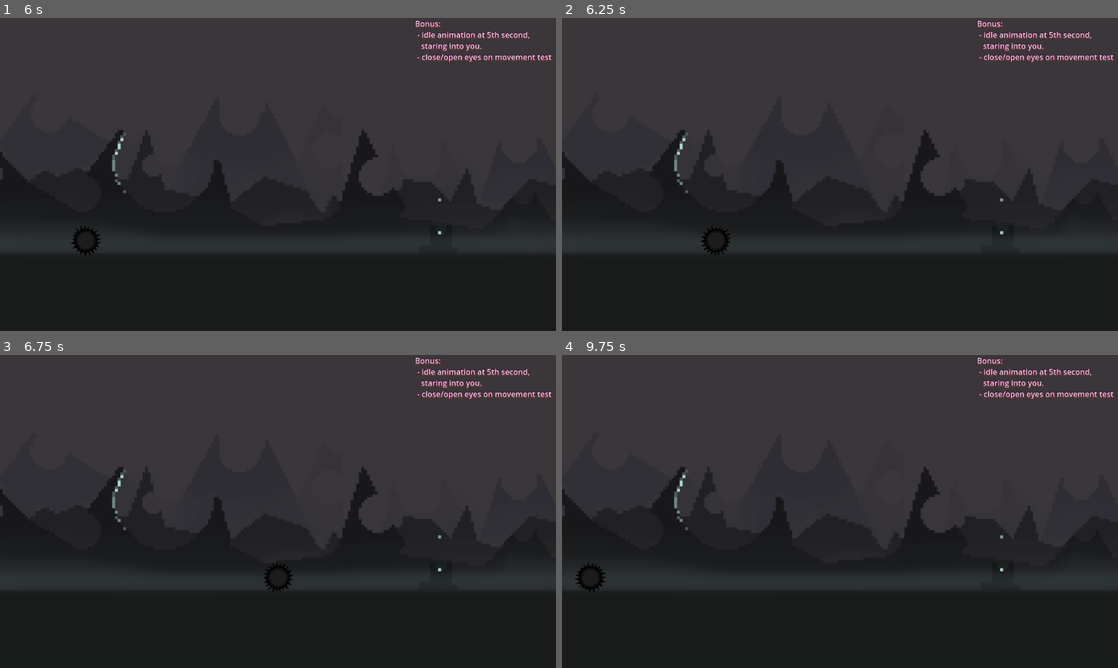
Above: before the commit, frames 1-4 (two rows, left to right).
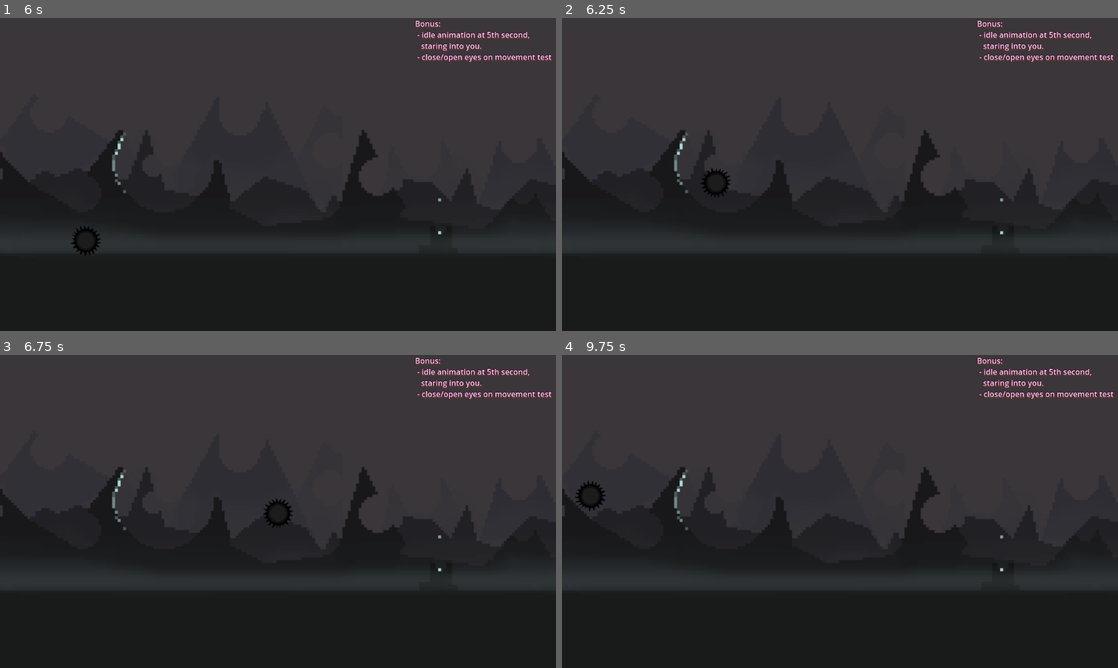
Above: after the commit, the same moments.

Repository: Arctia/42-Godot
Game: Godot game, scene res://src/scenes/Title.tscn
Two runs of this game, one before a commit and one after it. Both use one fixed random seed, a clock stepped at 60 frames per second and the inputs below.
Inputs:
- Up to frame 1 (6 s): click "Mandatory + Bonus" at 0.5 s; tap Enter at 1.25 s; hold Right (move_right) 1.28-2.78 s; tap Space (jump, bound only after the commit) at 1.35, 1.52, 1.82, 2.1, 2.27, 2.57, 2.85, 3.6, 3.77, 4.07, 5.85 s; hold A (move_left) 2.78-3.53 s; hold Right (move_right) 3.53-4.25 s; click "To Title" at 4.25 s; click "Bonus Sprite" at 5 s; hold Right (move_right) from 5.78 s (still down)
- Up to frame 2 (6.25 s): keep holding Right (move_right); tap Space (jump, bound only after the commit) at 6.02 s
- Up to frame 3 (6.75 s): tap Space (jump, bound only after the commit) at 6.32, 6.6 s; release Right (move_right) at 6.53 s; hold A (move_left) from 6.53 s (still down)
- Up to frame 4 (9.75 s): tap Space (jump, bound only after the commit) at 6.77, 7.07, 7.35, 8.1, 8.27, 8.57, 8.85, 9.02, 9.32, 9.6 s; release A (move_left) at 7.28 s; hold Right (move_right) 7.28-8.03 s; hold A (move_left) 8.03-9.53 s; hold Right (move_right) from 9.53 s (still down)

Frame 1 is identical in both runs. In frame 2, 0.3% of the frame differs, in the area x 25-31%, y 47-76%; in frame 3, 0.4%; in frame 4, 0.6%, in the area x 2-8%, y 40-76%.

Commit message:
ashes can jump, right?

Diff:
--- a/Week-002/project.godot
+++ b/Week-002/project.godot
@@ -52,6 +52,11 @@
 "events": [Object(InputEventKey,"resource_local_to_scene":false,"resource_name":"","device":-1,"window_id":0,"alt_press …(182 unchanged characters)…
 ]
 }
+jump={
+"deadzone": 0.5,
+"events": [Object(InputEventKey,"resource_local_to_scene":false,"resource_name":"","device":-1,"window_id":0,"alt_pressed":false,"shift_pressed":false,"ctrl_pressed":false,"meta_pressed":false,"pressed":false,"keycode":0,"physical_keycode":32,"key_label":0,"unicode":32,"echo":false,"script":null)
+]
+}
 
 [rendering]
 
--- a/Week-002/src/entity/ashes.gd
+++ b/Week-002/src/entity/ashes.gd
@@ -2,12 +2,13 @@
 
 @export var ACC:float = 0
 @export var MAX_SPEED:float = 400
+@export var JUMP:float = -700
 var FRICTION:float
 var moving:bool = false
 var idle:float = 0.0
 
-const jump_acc:float = -200
 var gravity:float = ProjectSettings.get_setting("physics/2d/default_gravity") *1.5
+var is_jumping:bool = true
 
 func _ready():
 	FRICTION = ACC
@@ -20,6 +21,7 @@
 	velocity.x = clampf(velocity.x, -MAX_SPEED, MAX_SPEED)
 
 	if not is_on_floor(): velocity.y += gravity * delta
+	elif Input.is_action_just_pressed("jump"): velocity.y += JUMP
 
 	self.check_anim()
 	self.rotating(delta)
--- a/Week-002/src/scenes/mandatory.tscn
+++ b/Week-002/src/scenes/mandatory.tscn
@@ -80,77 +80,6 @@
 "transitions": PackedFloat32Array(1),
 "update": 1,
 "values": [true]
-}
-
-[sub_resource type="Animation" id="Animation_tm455"]
-length = 0.001
-tracks/0/type = "bezier"
-tracks/0/imported = false
-tracks/0/enabled = true
-tracks/0/path = NodePath("GameOver:modulate:r")
-tracks/0/interp = 1
-tracks/0/loop_wrap = true
-tracks/0/keys = {
-"handle_modes": PackedInt32Array(0),
-"points": PackedFloat32Array(1, -0.25, 0, 0.25, 0),
-"times": PackedFloat32Array(0)
-}
-tracks/1/type = "bezier"
-tracks/1/imported = false
-tracks/1/enabled = true
-tracks/1/path = NodePath("GameOver:modulate:g")
-tracks/1/interp = 1
-tracks/1/loop_wrap = true
-tracks/1/keys = {
-"handle_modes": PackedInt32Array(0),
-"points": PackedFloat32Array(1, -0.25, 0, 0.25, 0),
-"times": PackedFloat32Array(0)
-}
-tracks/2/type = "bezier"
-tracks/2/imported = false
-tracks/2/enabled = true
-tracks/2/path = NodePath("GameOver:modulate:b")
-tracks/2/interp = 1
-tracks/2/loop_wrap = true
-tracks/2/keys = {
-"handle_modes": PackedInt32Array(0),
-"points": PackedFloat32Array(1, -0.25, 0, 0.25, 0),
-"times": PackedFloat32Array(0)
-}
-tracks/3/type = "bezier"
-tracks/3/imported = false
-tracks/3/enabled = true
-tracks/3/path = NodePath("GameOver:modulate:a")
-tracks/3/interp = 1
-tracks/3/loop_wrap = true
-tracks/3/keys = {
-"handle_modes": PackedInt32Array(0),
-"points": PackedFloat32Array(1, -0.25, 0, 0.25, 0),
-"times": PackedFloat32Array(0)
-}
-tracks/4/type = "value"
-tracks/4/imported = false
-tracks/4/enabled = true
-tracks/4/path = NodePath("GameOver:visible")
-tracks/4/interp = 1
-tracks/4/loop_wrap = true
-tracks/4/keys = {
-"times": PackedFloat32Array(0),
-"transitions": PackedFloat32Array(1),
-"update": 1,
-"values": [false]
-}
-tracks/5/type = "value"
-tracks/5/imported = false
-tracks/5/enabled = true
-tracks/5/path = NodePath("PauseHover/HBoxContainer/Label:modulate")
-tracks/5/interp = 1
-tracks/5/loop_wrap = true
-tracks/5/keys = {
-"times": PackedFloat32Array(0),
-"transitions": PackedFloat32Array(1),
-"update": 0,
-"values": [Color(1, 1, 1, 1)]
 }
 
 [sub_resource type="Animation" id="Animation_xu0ns"]
@@ -166,6 +95,77 @@
 "transitions": PackedFloat32Array(1, 1, 2),
 "update": 0,
 "values": [Color(1, 1, 1, 1), Color(1, 1, 1, 0.360784), Color(1, 1, 1, 1)]
+}
+
+[sub_resource type="Animation" id="Animation_tm455"]
+length = 0.001
+tracks/0/type = "bezier"
+tracks/0/imported = false
+tracks/0/enabled = true
+tracks/0/path = NodePath("GameOver:modulate:r")
+tracks/0/interp = 1
+tracks/0/loop_wrap = true
+tracks/0/keys = {
+"handle_modes": PackedInt32Array(0),
+"points": PackedFloat32Array(1, -0.25, 0, 0.25, 0),
+"times": PackedFloat32Array(0)
+}
+tracks/1/type = "bezier"
+tracks/1/imported = false
+tracks/1/enabled = true
+tracks/1/path = NodePath("GameOver:modulate:g")
+tracks/1/interp = 1
+tracks/1/loop_wrap = true
+tracks/1/keys = {
+"handle_modes": PackedInt32Array(0),
+"points": PackedFloat32Array(1, -0.25, 0, 0.25, 0),
+"times": PackedFloat32Array(0)
+}
+tracks/2/type = "bezier"
+tracks/2/imported = false
+tracks/2/enabled = true
+tracks/2/path = NodePath("GameOver:modulate:b")
+tracks/2/interp = 1
+tracks/2/loop_wrap = true
+tracks/2/keys = {
+"handle_modes": PackedInt32Array(0),
+"points": PackedFloat32Array(1, -0.25, 0, 0.25, 0),
+"times": PackedFloat32Array(0)
+}
+tracks/3/type = "bezier"
+tracks/3/imported = false
+tracks/3/enabled = true
+tracks/3/path = NodePath("GameOver:modulate:a")
+tracks/3/interp = 1
+tracks/3/loop_wrap = true
+tracks/3/keys = {
+"handle_modes": PackedInt32Array(0),
+"points": PackedFloat32Array(1, -0.25, 0, 0.25, 0),
+"times": PackedFloat32Array(0)
+}
+tracks/4/type = "value"
+tracks/4/imported = false
+tracks/4/enabled = true
+tracks/4/path = NodePath("GameOver:visible")
+tracks/4/interp = 1
+tracks/4/loop_wrap = true
+tracks/4/keys = {
+"times": PackedFloat32Array(0),
+"transitions": PackedFloat32Array(1),
+"update": 1,
+"values": [false]
+}
+tracks/5/type = "value"
+tracks/5/imported = false
+tracks/5/enabled = true
+tracks/5/path = NodePath("PauseHover/HBoxContainer/Label:modulate")
+tracks/5/interp = 1
+tracks/5/loop_wrap = true
+tracks/5/keys = {
+"times": PackedFloat32Array(0),
+"transitions": PackedFloat32Array(1),
+"update": 0,
+"values": [Color(1, 1, 1, 1)]
 }
 
 [sub_resource type="AnimationLibrary" id="AnimationLibrary_46c76"]
